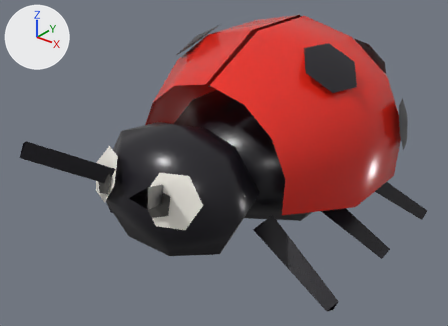
Before and after pictures for a commit that changed the glTF model public/models/ladybug.glb.
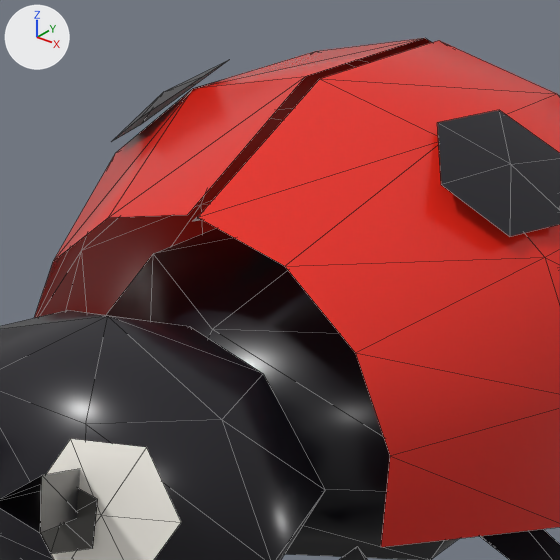
There are two pictures of each version: one whole from a camera (50 mm lens) standing at (0.01071, -0.01554, 0.01114) and looking at (-0.00025, -0.00185, 0.00265), one close up on the part from 29% to 79% of the width and 0% to 68% of the height. The axes (+X, +Y, +Z) are drawn at upper left. The lights are the same throughout. The older version's two pictures come first. The close-ups show mesh edges as thin lines. Vertices at exactly the same position are counted once.

In view in the first close-up: 'ladybug_body'.
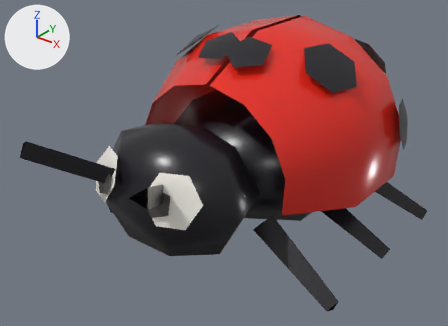
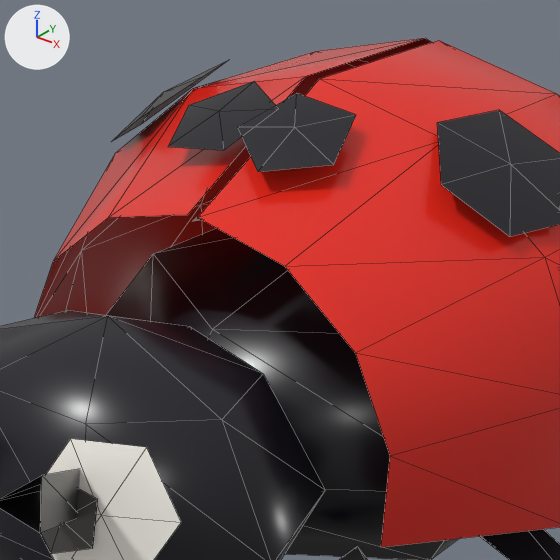
The edits, one by one:
me_ladybug_body is used by ob_ladybug_body; location (0.0, 0.0, 0.0).
me_ladybug_body had 223 vertices, 260 faces and spanned x -0.00462..0.00461, y -0.00777..0.00523, z -0.0001..0.00665.
me_ladybug_body now has 235 vertices, 270 faces and spans x -0.00462..0.00461, y -0.00777..0.00523, z -0.0001..0.00665.
Part 1, on me_ladybug_body:
12 vertices are added at x -0.00121..0.00118, y -0.00237..-0.00108, z 0.00601..0.0066.
10 new faces join them, mat_ladybug_black.

What differs and where, as boxes (x1, y1, x2, y2) in the close-ups (560 x 560 px):
part 1 of me_ladybug_body, added: after (168, 81, 356, 172)
